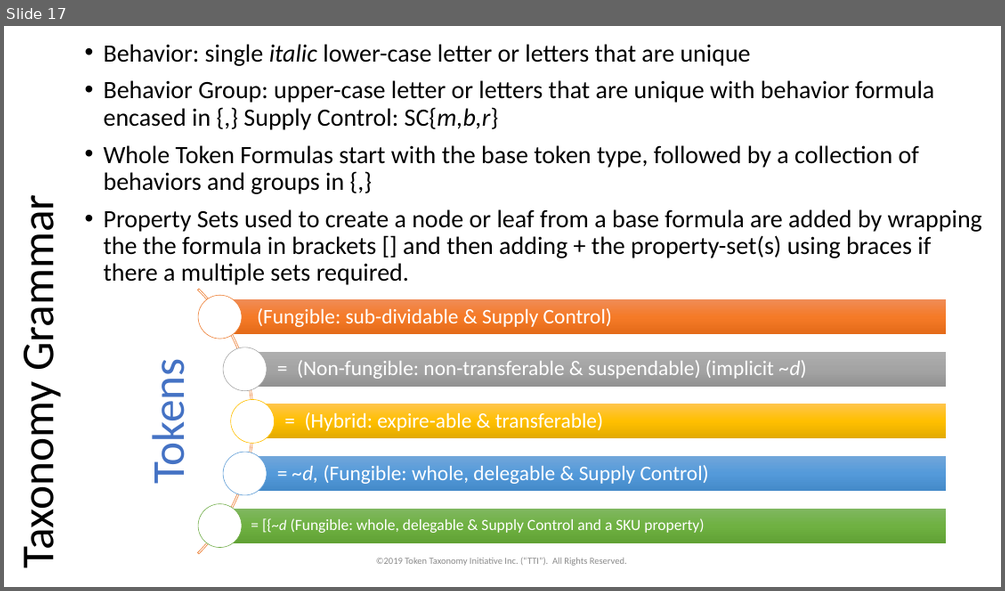
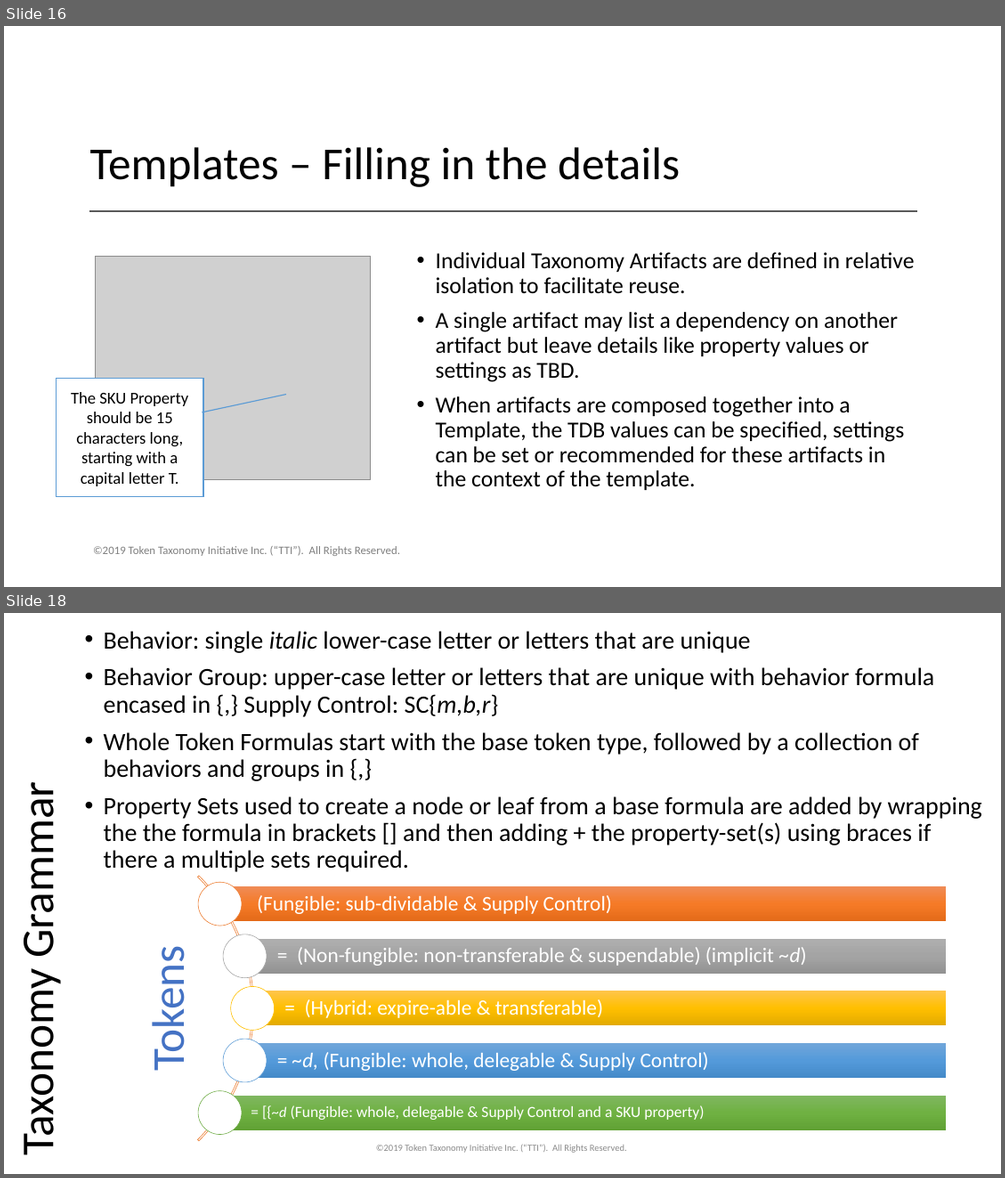
Before and after one commit to vipinsun/TokenTaxonomyFramework-pub, a slide deck: presentations/TTF-Presentation.pptx. Shown one above the other, each under a label of ours: slide 17 before the commit, slides 16 and 18 after it; the slides between them are not shown. The pictures are 1005x591 and 1005x1178 pixels, drawn with LibreOffice and Linux fonts; fonts in the diff are those of the drawing; grey boxes stand for pictures. Boxes give left, top, right and bottom in pixels: in the first picture for what was removed or moved away, otherwise in the second. Text is boxed around its words. In the diff, an @@ line names an element or a change of style, - is before the commit and + after.

```diff
--- a/presentations/TTF-Presentation.pptx
+++ b/presentations/TTF-Presentation.pptx
@@ slide 16 added at box(4, 26, 1001, 587), background #FFFFFF @@
@@ title added at box(90, 147, 680, 187), 44 pt, text #000000 @@
+Templates – Filling in the details
@@ line added from (90, 211) to (918, 211), #595959 1.25 pt @@
@@ picture added at box(96, 256, 371, 479) @@
@@ text added at box(436, 252, 914, 490), 22 pt, text #000000 @@
+• Individual Taxonomy Artifacts are defined in relative isolation to facilitate reuse.
+• A single artifact may list a dependency on another artifact but leave details like property values or settings as TBD.
+• When artifacts are composed together into a Template, the TDB values can be specified, settings can be set or recommended for these artifacts in the context of the template.
@@ border callout added at box(57, 378, 203, 496), fill #FFFFFF, outline #5B9BD5 1 pt, 16 pt, text #000000 @@
+The SKU Property should be 15 characters long, starting with a capital letter T.
@@ text added at box(93, 546, 400, 556), 11 pt, text #808080 @@
+©2019 Token Taxonomy Initiative Inc. (“TTI”). All Rights Reserved.
@@ what was slide 17 is now slide 18 @@
```
Also in this commit, not shown: 1 slide changed, 58 other files.
